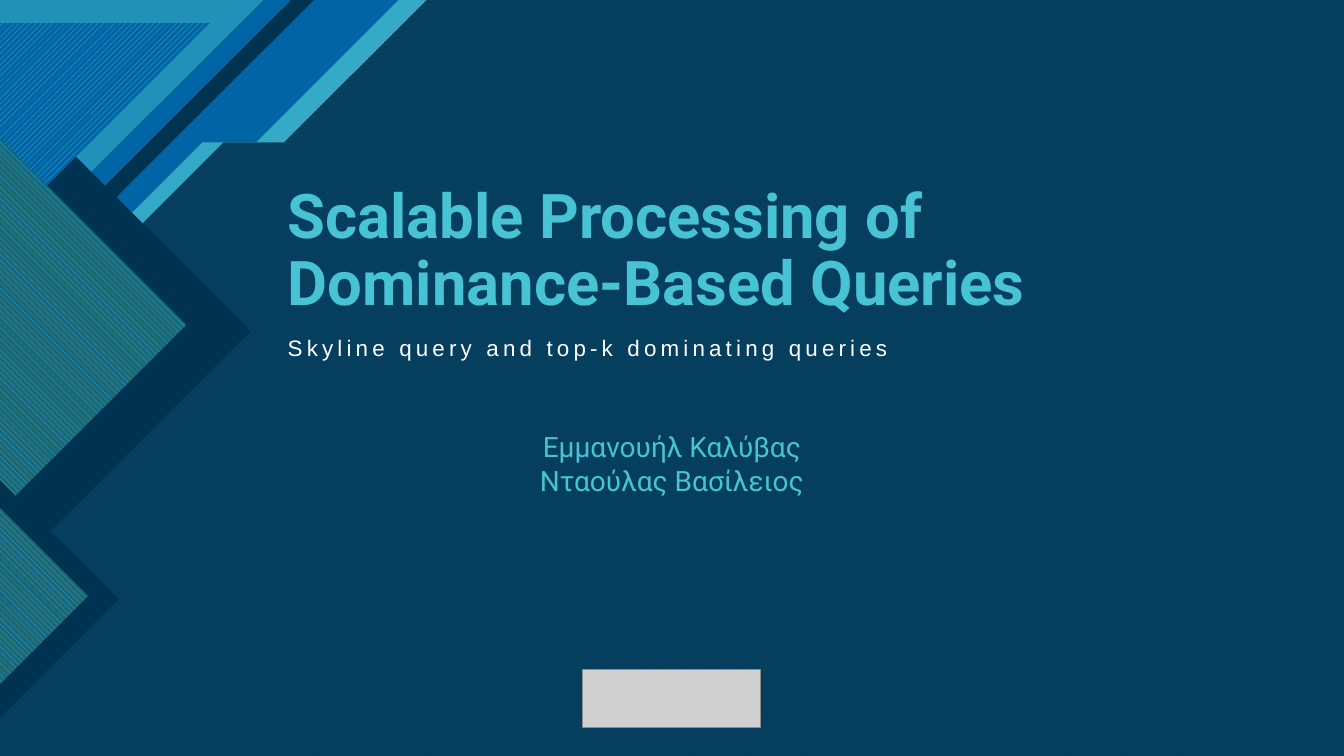
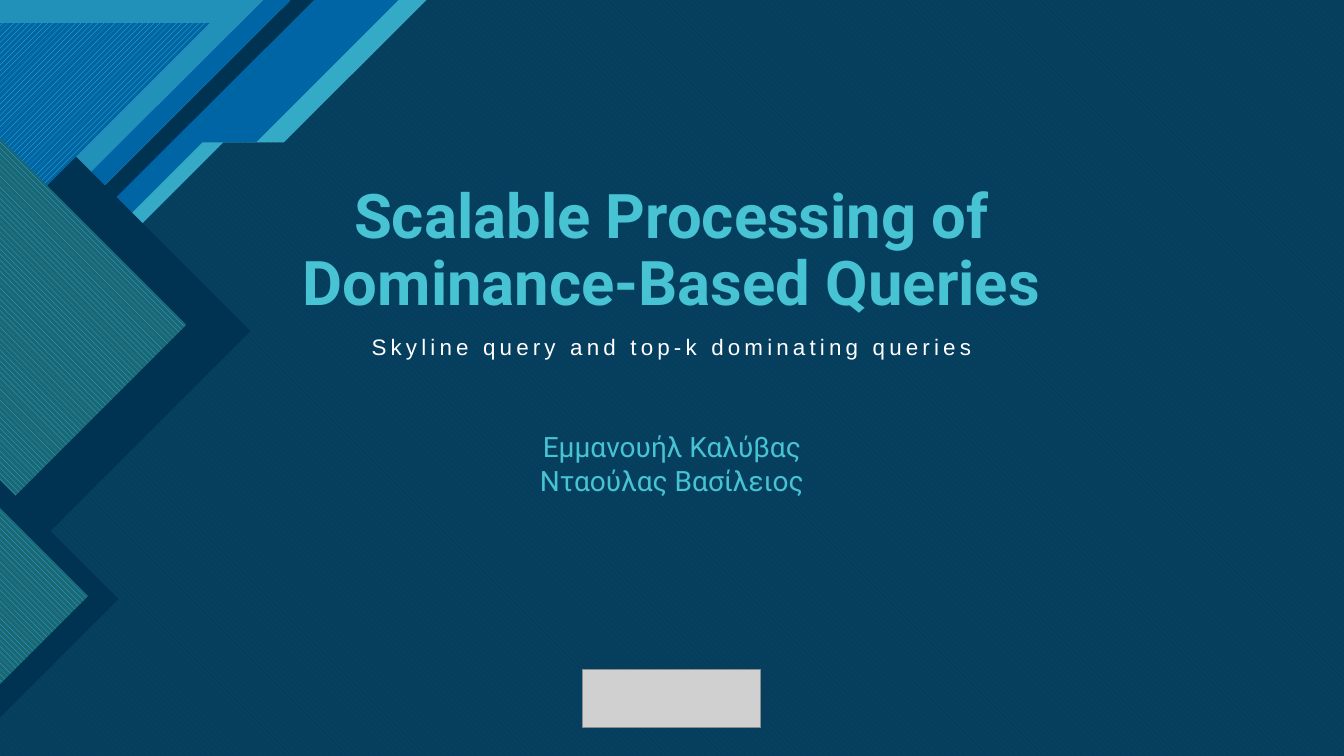
Before and after one commit to MnAppsNet/DominanceQueries, a slide deck: slide 1 of report_presentation.pptx. Drawn at 1344x756 pixels with LibreOffice and Linux fonts; fonts in the diff are those of the drawing; grey boxes stand for pictures; background and template pictures are left out; a plain dark background stands for a picture behind light text. Boxes give left, top, right and bottom in pixels: in the first picture for what was removed or moved away, otherwise in the second. Text is boxed around its words. In the diff, an @@ line names an element or a change of style, - is before the commit and + after.

```diff
--- a/report_presentation.pptx
+++ b/report_presentation.pptx
@@ title "Scalable Processing of Dominance-Based Queries" at (303, 191, 1040, 313): alignment left to centre @@
@@ subtitle "Skyline query and top-k dominating ..." at (372, 338, 971, 360): alignment left to centre @@
@@ subtitle "Skyline query and top-k dominating ...": place and size @@
-subtitle "Skyline query and top-k dominating ..." at (288, 339, 887, 361)
+subtitle "Skyline query and top-k dominating ..." at (372, 338, 971, 360)
```
Also in this commit, not shown: 6 other slides changed, 2 slides added.
